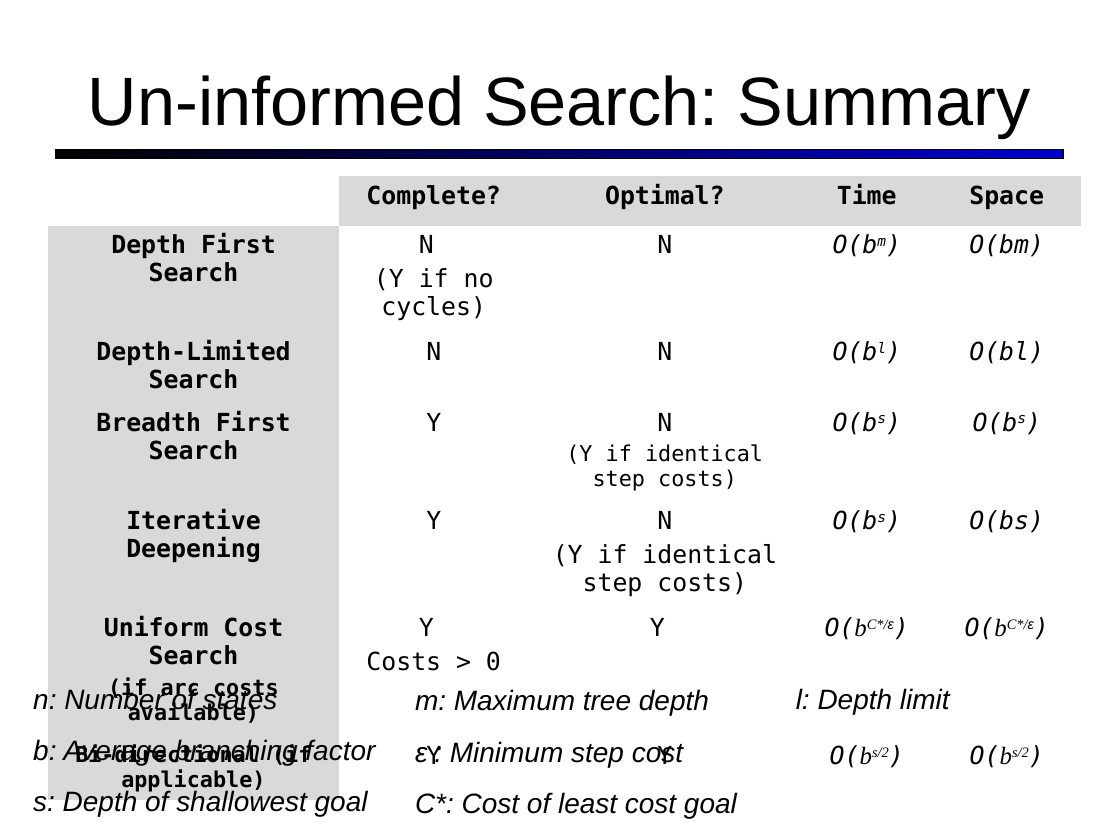
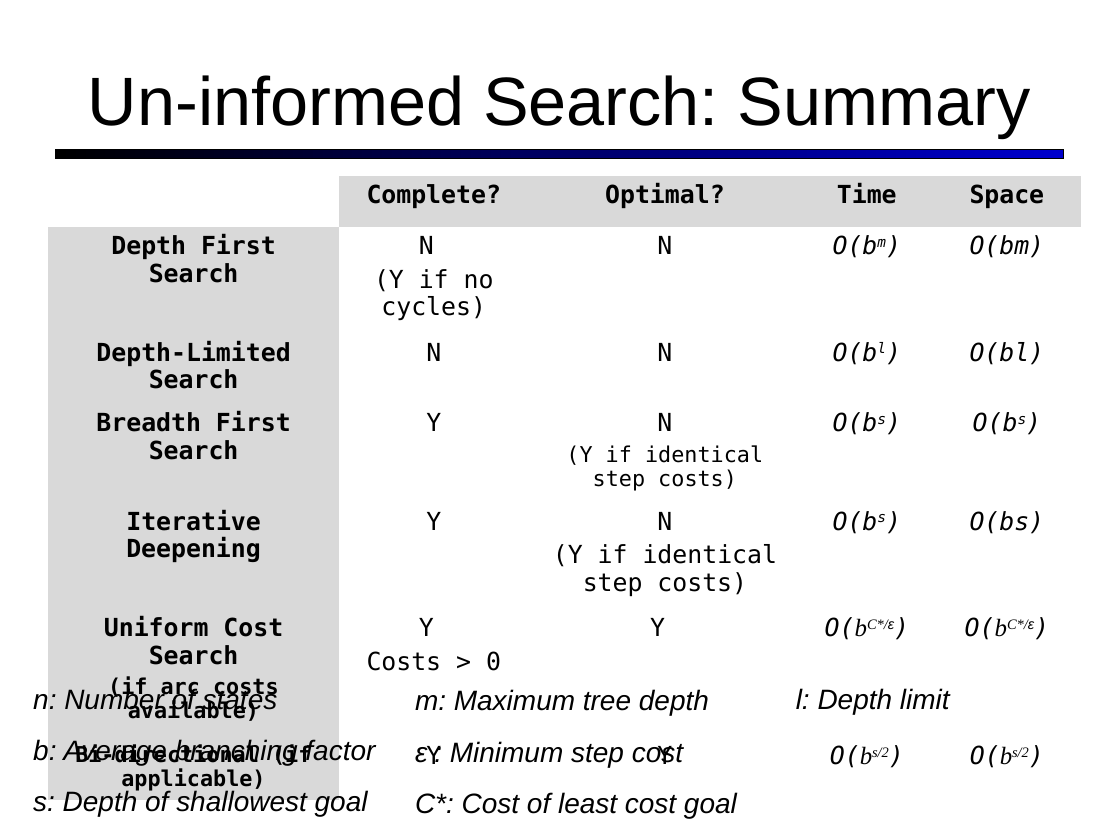
Before and after one commit to ProfessorX/CIS604, a slide deck: slide 43 of Notes/search_uninformed.ppt. Drawn at 1120x840 pixels with LibreOffice and Linux fonts; fonts in the diff are those of the drawing. Boxes give left, top, right and bottom in pixels: in the first picture for what was removed or moved away, otherwise in the second. Text is boxed around its words. In the diff, an @@ line names an element or a change of style, - is before the commit and + after.

```diff
--- a/Notes/search_uninformed.ppt
+++ b/Notes/search_uninformed.ppt
@@ table at box(48, 176, 1081, 800) @@
@@ line spacing 0.97 to 0.95 @@
```
Also in this commit, not shown: 22 other slides changed, 6 other files.
